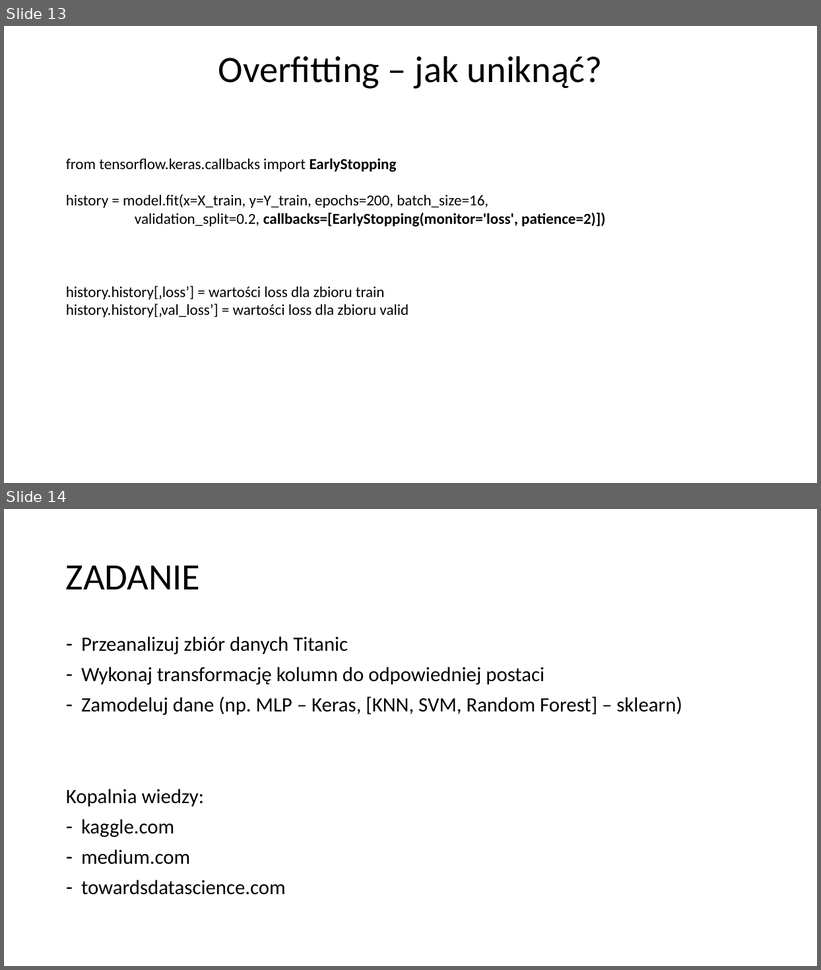
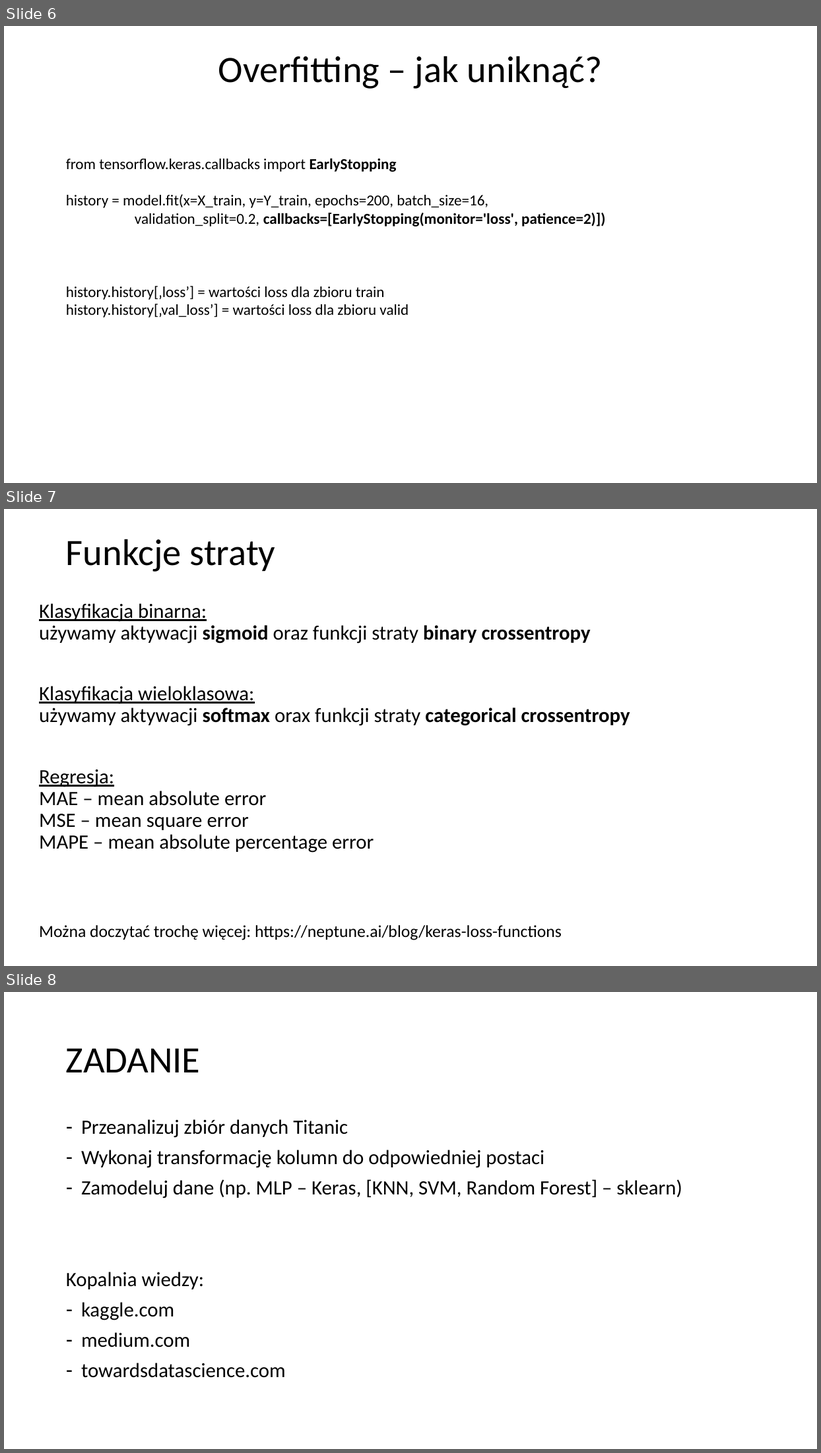
Before and after one commit to pawelnoww/Titanic-problem, a slide deck: titanic.pptx. Shown one above the other, each under a label of ours: slides 13 and 14 before the commit, slides 6, 7 and 8 after it. The pictures are 821x970 and 821x1453 pixels, drawn with LibreOffice and Linux fonts; fonts in the diff are those of the drawing. Boxes give left, top, right and bottom in pixels: in the first picture for what was removed or moved away, otherwise in the second. Text is boxed around its words. In the diff, an @@ line names an element or a change of style, - is before the commit and + after.

```diff
--- a/titanic.pptx
+++ b/titanic.pptx
@@ slide 7 added at [4,509,817,966], background #FFFFFF @@
@@ title added at [66,539,276,572], 44 pt, text #000000 @@
+Funkcje straty
@@ text added at [39,603,630,941], 24 pt, text #000000 @@
+Klasyfikacja binarna:
+używamy aktywacji sigmoid oraz funkcji straty binary crossentropy
+Klasyfikacja wieloklasowa:
+używamy aktywacji softmax orax funkcji straty categorical crossentropy
+Regresja:
+MAE – mean absolute error
+MSE – mean square error
+MAPE – mean absolute percentage error
+Można doczytać trochę więcej: https://neptune.ai/blog/keras-loss-functions
@@ what was slide 13 is now slide 6 @@
@@ what was slide 14 is now slide 8 @@
```
Also in this commit, not shown: 2 other files.
